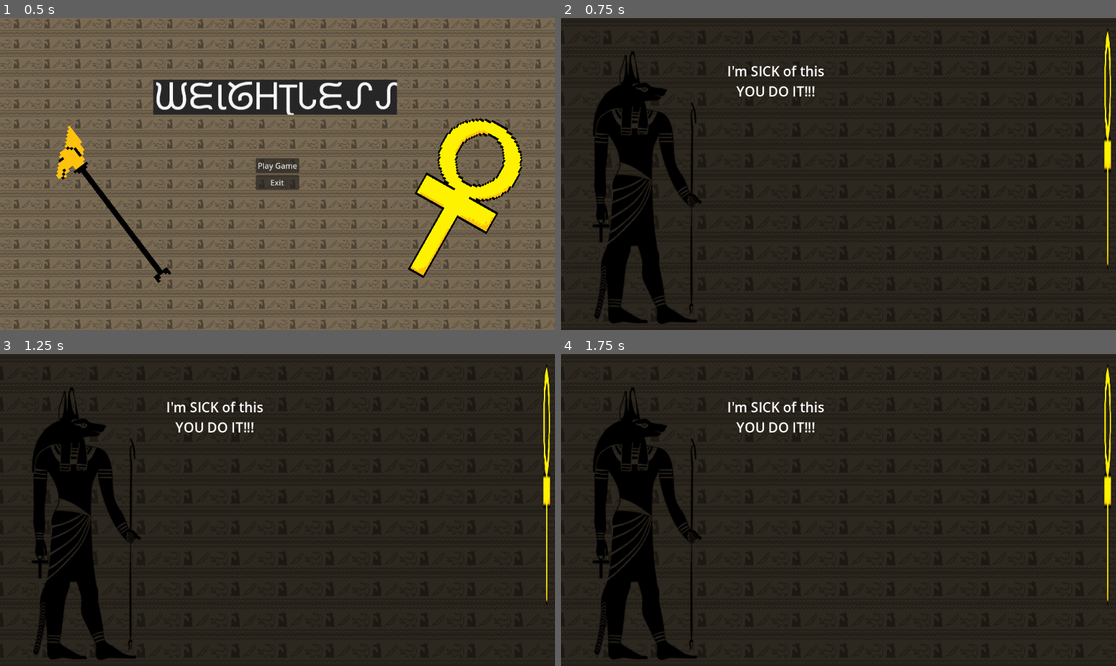
Above: before the commit, frames 1-4 (two rows, left to right).
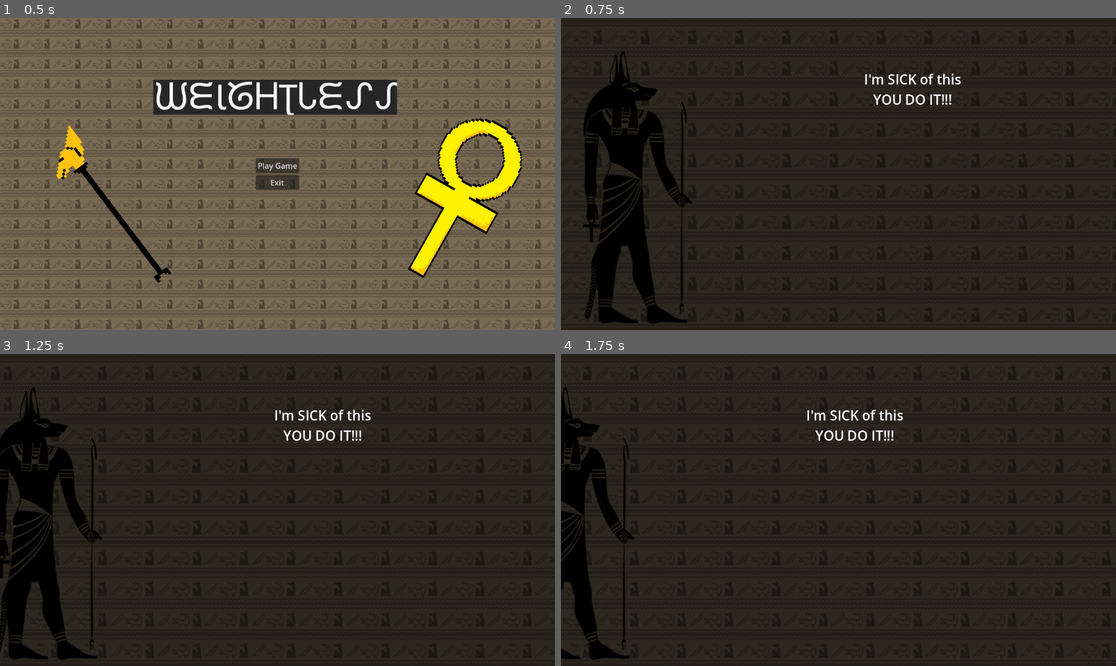
Above: after the commit, the same moments.

Repository: OwlGifter/Weightless
Game: Godot game, scene res://Scenes/title_screen.tscn
Two runs of this game, one before a commit and one after it. Both use one fixed random seed, a clock stepped at 60 frames per second and the inputs below.
Inputs:
- Up to frame 1 (0.5 s): no input
- Up to frame 2 (0.75 s): click "Play Game" at 0.5 s
- Up to frame 3 (1.25 s): no input
- Up to frame 4 (1.75 s): no input

Frame 1 is identical in both runs. In frame 2, 6.9% of the frame differs, in the area x 4-100%, y 3-98%; in frame 3, 10%; in frame 4, 11%, in the area x 0-100%, y 3-98%.

Commit message:
end bad scene setup
just needs  text now

Diff:
--- a/weightless/Scenes/end_bad_scene.tscn
+++ b/weightless/Scenes/end_bad_scene.tscn
@@ -1,9 +1,44 @@
-[gd_scene load_steps=2 format=3 uid="uid://bbe3s6rynlol"]
+[gd_scene load_steps=4 format=3 uid="uid://bbe3s6rynlol"]
 
 [ext_resource type="Script" uid="uid://bc6cp3yq7q5wc" path="res://Scripts/end_bad_scene.gd" id="1_axonk"]
+[ext_resource type="Texture2D" uid="uid://bkkxqnas2mugv" path="res://background/hyroglyphs background.png" id="2_ngxrm"]
+[ext_resource type="Texture2D" uid="uid://cltxot7c3xexb" path="res://art/TempAnubisIcon.png" id="3_6ep0g"]
 
 [node name="End Bad Scene" type="Node2D"]
 script = ExtResource("1_axonk")
 
 [node name="Camera2D" type="Camera2D" parent="."]
 anchor_mode = 0
+
+[node name="Hyroglyphs B1" type="Sprite2D" parent="."]
+modulate = Color(0.366595, 0.366595, 0.366595, 1)
+position = Vector2(802, 305)
+texture = ExtResource("2_ngxrm")
+
+[node name="Hyroglyphs B2" type="Sprite2D" parent="."]
+modulate = Color(0.366595, 0.366595, 0.366595, 1)
+position = Vector2(2636, 304)
+texture = ExtResource("2_ngxrm")
+
+[node name="Anubis2" type="Sprite2D" parent="Hyroglyphs B2"]
+position = Vector2(535, -5)
+scale = Vector2(1.20703, 1.20703)
+texture = ExtResource("3_6ep0g")
+flip_h = true
+
+[node name="Hyroglyphs B3" type="Sprite2D" parent="."]
+modulate = Color(0.366595, 0.366595, 0.366595, 1)
+position = Vector2(4498, 304)
+texture = ExtResource("2_ngxrm")
+
+[node name="Anubis2" type="Sprite2D" parent="."]
+position = Vector2(1622, 314)
+scale = Vector2(1.20703, 1.20703)
+texture = ExtResource("3_6ep0g")
+flip_h = true
+
+[node name="Anubis" type="Sprite2D" parent="."]
+position = Vector2(179, 352)
+scale = Vector2(1.20703, 1.20703)
+texture = ExtResource("3_6ep0g")
+flip_h = true
--- a/weightless/Scenes/intro_scene.tscn
+++ b/weightless/Scenes/intro_scene.tscn
@@ -1,9 +1,8 @@
-[gd_scene load_steps=8 format=3 uid="uid://dmq8ce8dosyyh"]
+[gd_scene load_steps=7 format=3 uid="uid://dmq8ce8dosyyh"]
 
 [ext_resource type="Texture2D" uid="uid://bkkxqnas2mugv" path="res://background/hyroglyphs background.png" id="1_bbocs"]
 [ext_resource type="Script" uid="uid://jakiopkvy2nv" path="res://Scripts/intro_scene.gd" id="1_lim1r"]
 [ext_resource type="Texture2D" uid="uid://cltxot7c3xexb" path="res://art/TempAnubisIcon.png" id="2_lim1r"]
-[ext_resource type="Texture2D" uid="uid://bns61espi7oqk" path="res://art/anubis cross.png" id="5_aqy4q"]
 
 [sub_resource type="Animation" id="Animation_bbocs"]
 resource_name = "Intro Scene"
@@ -42,6 +41,7 @@
 }
 
 [node name="Intro Scene" type="Node2D"]
+position = Vector2(122, 0)
 script = ExtResource("1_lim1r")
 
 [node name="AnimationPlayer" type="AnimationPlayer" parent="."]
@@ -74,22 +74,13 @@
 anchor_mode = 0
 
 [node name="Label" type="Label" parent="."]
-offset_left = 345.0
-offset_top = 76.0
-offset_right = 539.0
-offset_bottom = 188.0
+offset_left = 649.0
+offset_top = 93.0
+offset_right = 851.0
+offset_bottom = 205.0
 theme_type_variation = &"HeaderLarge"
 text = "I'm SICK of this
 YOU DO IT!!!"
 horizontal_alignment = 1
 vertical_alignment = 1
-
-[node name="AnubisCross" type="Sprite2D" parent="."]
-position = Vector2(1134.89, 319.587)
-scale = Vector2(0.277746, 6.44802)
-texture = ExtResource("5_aqy4q")
-
-[node name="AnubisCross" type="Sprite2D" parent="AnubisCross"]
-position = Vector2(4097.66, 1.14965)
-scale = Vector2(2.12425, 1.11185)
-texture = ExtResource("5_aqy4q")
+metadata/_edit_use_anchors_ = true
--- a/weightless/Scripts/end_bad_scene.gd
+++ b/weightless/Scripts/end_bad_scene.gd
@@ -5,6 +5,6 @@
 func _process(delta):
 		var new_position = $Camera2D.position + Vector2(speed, 0)
 		$Camera2D.position = new_position
-		if($Camera2D.global_position.x > 5000):
+		if($Camera2D.global_position.x > 4800):
 			speed = 0
 			pass
--- a/weightless/Scripts/intro_scene.gd
+++ b/weightless/Scripts/intro_scene.gd
@@ -1,18 +1,14 @@
 extends Node2D
 
-
 var speed = 2
-var wait_time = 2.5 # seconds to wait before moving between murals
-var timer = 0.0
-var moving = false
 
 func _process(delta):
-	if not moving:
-		timer += delta
-		if timer >= wait_time:
-			moving = true
-	else:
 		var new_position = $Camera2D.position + Vector2(speed, 0)
 		$Camera2D.position = new_position
-		if $Camera2D.global_position.x > 1200:
+		if($Camera2D.global_position.x > 5000):
 			speed = 0
+			pass
+
+
+func _on_end_button_pressed() -> void:
+	get_tree().quit()
